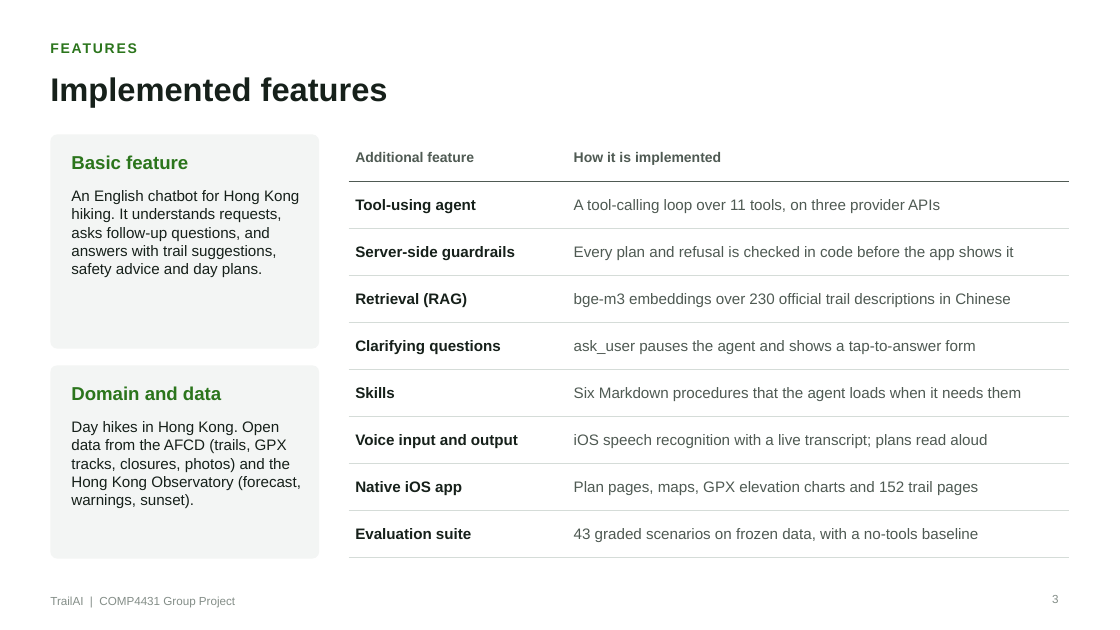
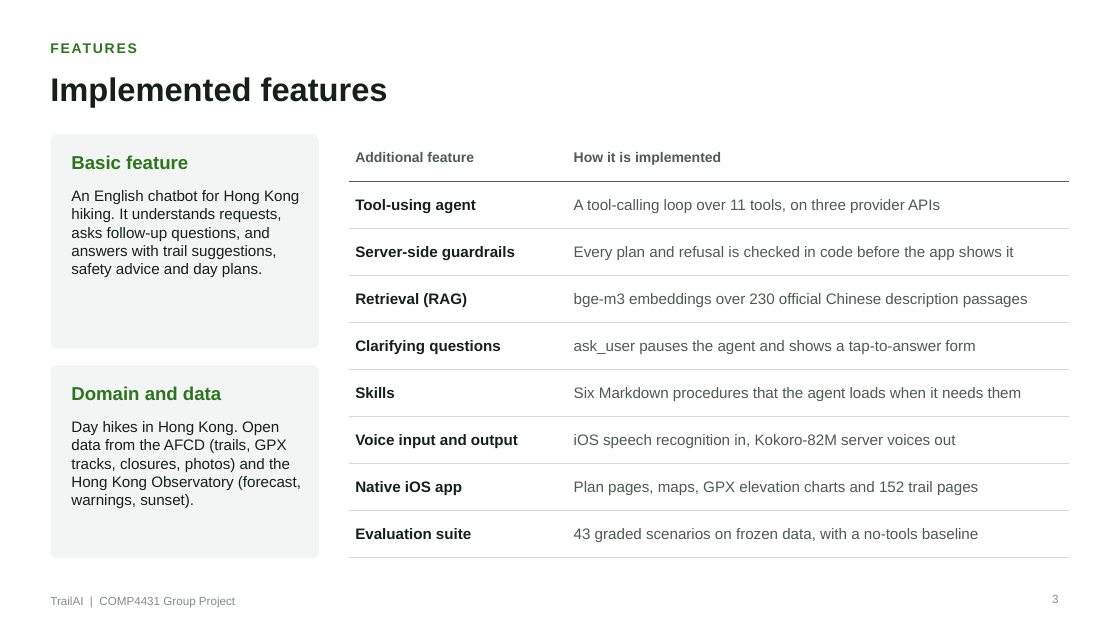
Before and after one commit to HaochenFa/COMP4431-AI, a slide deck: slide 3 of presentation/TrailAI.pptx. Drawn at 1120x630 pixels with LibreOffice and Linux fonts; fonts in the diff are those of the drawing. Boxes give left, top, right and bottom in pixels: in the first picture for what was removed or moved away, otherwise in the second. Text is boxed around its words. In the diff, an @@ line names an element or a change of style, - is before the commit and + after.

```diff
--- a/presentation/TrailAI.pptx
+++ b/presentation/TrailAI.pptx
@@ table at <box>349,134,1070,546</box> @@
-row 4, column 2: bge-m3 embeddings over 230 official trail descriptions in Chinese
+row 4, column 2: bge-m3 embeddings over 230 official Chinese description passages
-row 7, column 2: iOS speech recognition with a live transcript; plans read aloud
+row 7, column 2: iOS speech recognition in, Kokoro-82M server voices out
```
Also in this commit, not shown: 4 other slides changed, 2 slides added, 1 slide removed, 10 other files.
